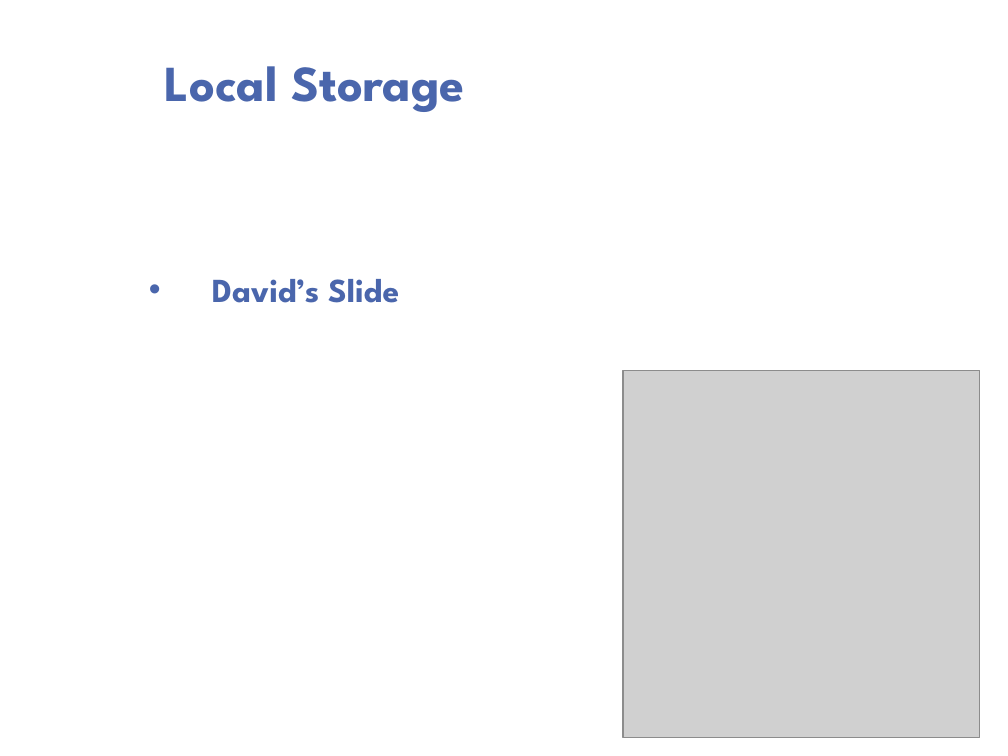
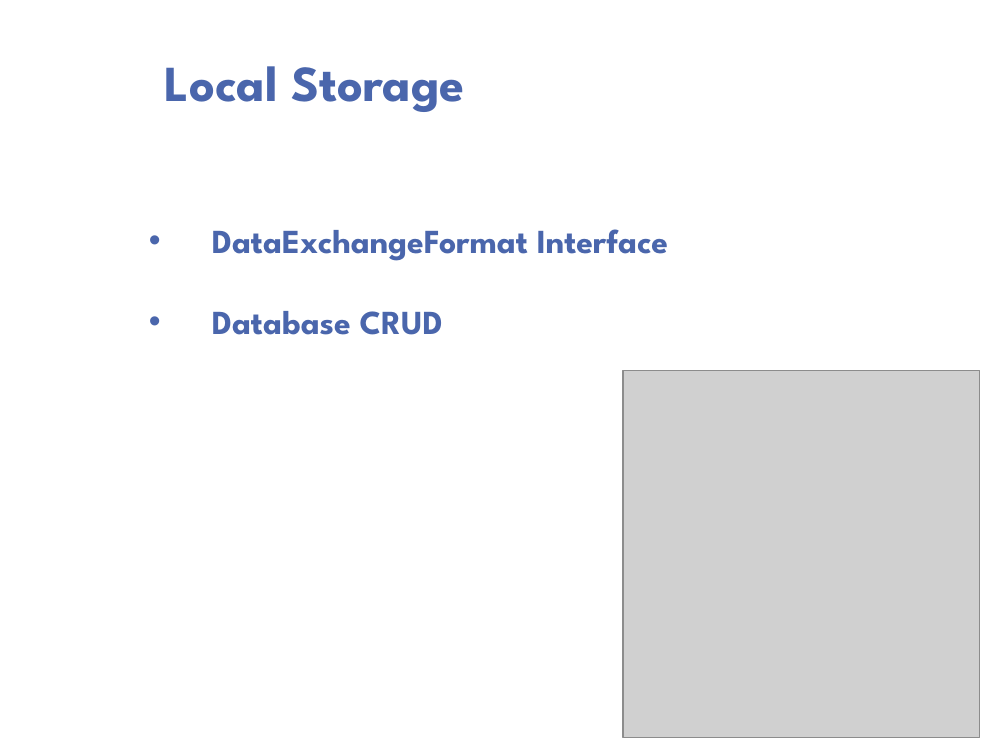
Before and after one commit to psengelke/linphone-android-group-chat, a slide deck: slide 3 of Project Documentation/Demos/Demo 04/Demo 04.pptx. Drawn at 1008x756 pixels with LibreOffice and Linux fonts; fonts in the diff are those of the drawing; grey boxes stand for pictures; background and template pictures are left out. Boxes give left, top, right and bottom in pixels: in the first picture for what was removed or moved away, otherwise in the second. Text is boxed around its words. In the diff, an @@ line names an element or a change of style, - is before the commit and + after.

```diff
--- a/Project Documentation/Demos/Demo 04/Demo 04.pptx
+++ b/Project Documentation/Demos/Demo 04/Demo 04.pptx
@@ text at bbox=[212, 229, 668, 335]: text changed @@
-• David’s Slide
+• DataExchangeFormat Interface
+• Database CRUD
```
Also in this commit, not shown: 1 other slide changed.
